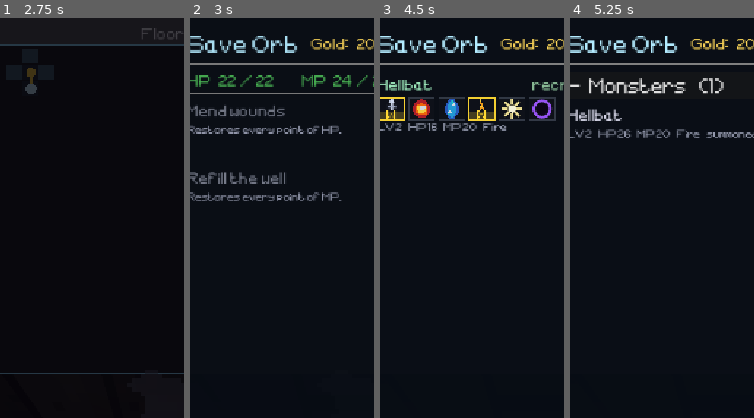
Above: before the commit, frames 1-4 (left to right).
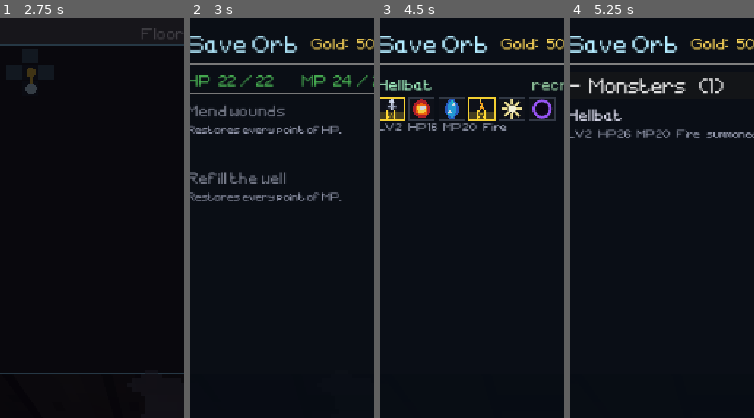
Above: after the commit, the same moments.

Repository: tausiftt5238/four-dragons-deep
Game: Godot game, scene res://scenes/title.tscn
Two runs of this game, one before a commit and one after it. Both use one fixed random seed, a clock stepped at 60 frames per second and the inputs below.
Inputs (mouse positions are % of the whole screen's width and height, from its top left):
- Up to frame 1 (2.75 s): click "NEW GAME" at 0.5 s; click "NEW GAME" at 1.25 s; click "Skip" at 2 s
- Up to frame 2 (3 s): tap Enter at 2.75 s; move the mouse to (45, 70) at 2.77 s; hold W (ui_up) from 2.78 s (still down); hold X (no) from 2.78 s (still down); click (45, 70) at 2.92 s
- Up to frame 3 (4.5 s): tap Z (ui_accept) at 3.02 s; release W (ui_up) at 3.5 s; release X (no) at 3.5 s; click "Rest" at 3.5 s; click "Recruit" at 4.25 s
- Up to frame 4 (5.25 s): click "Sell" at 5 s
The pictures show only the part of the screen within x 5-54%, y 0-50%; the shares and areas given below are measured in that part.

Frame 1 is identical in both runs. In frame 2, 0.1% of the frame differs, in the area x 90-96%, y 5-8%; in frame 3, 0.1%; in frame 4, 0.1%.

Commit message:
Start with 500 gold, handed over by Captain Ysolde in the intro
Co-Authored-By: Claude Opus 5.5 <noreply@anthropic.com>
Claude-Session: https://claude.ai/code/session_01XmT6KBpVQdMo7RAVghnEp7

Diff:
--- a/scripts/entities/player_character.gd
+++ b/scripts/entities/player_character.gd
@@ -28,7 +28,9 @@
 	a.region = Rect2(0, 0, tex.get_width(), tex.get_height())
 	return a
 
-var gold: int = 200
+# What Captain Ysolde hands over at the start (IntroUI.LINES says so in words).
+const START_GOLD: int = 500
+var gold: int = START_GOLD
 
 # What he is carrying into the dark: a weapon, a worn piece, and two trinkets.
 # Empty dict means the slot is empty.
--- a/scripts/ui/intro_ui.gd
+++ b/scripts/ui/intro_ui.gd
@@ -35,6 +35,8 @@
 	"It did not bite. It did not flee. It hung from the rafters and watched us, and when we spoke, it listened.",
 	"That is the strangest thing of all. The creatures below are more than beasts. They think. They want. Some may even bargain.",
 	"So before you draw steel, try words. Speak with them. You may find allies where you expected only teeth.",
+	# PlayerCharacter.START_GOLD: change the two together.
+	"And take this. Five hundred gold from the Watch's own coffers. The orbs below will trade with anyone who can pay, so spend it well.",
 	"Go now, hero. The Tower is waiting, and it is a long way down.",
 ]
 
